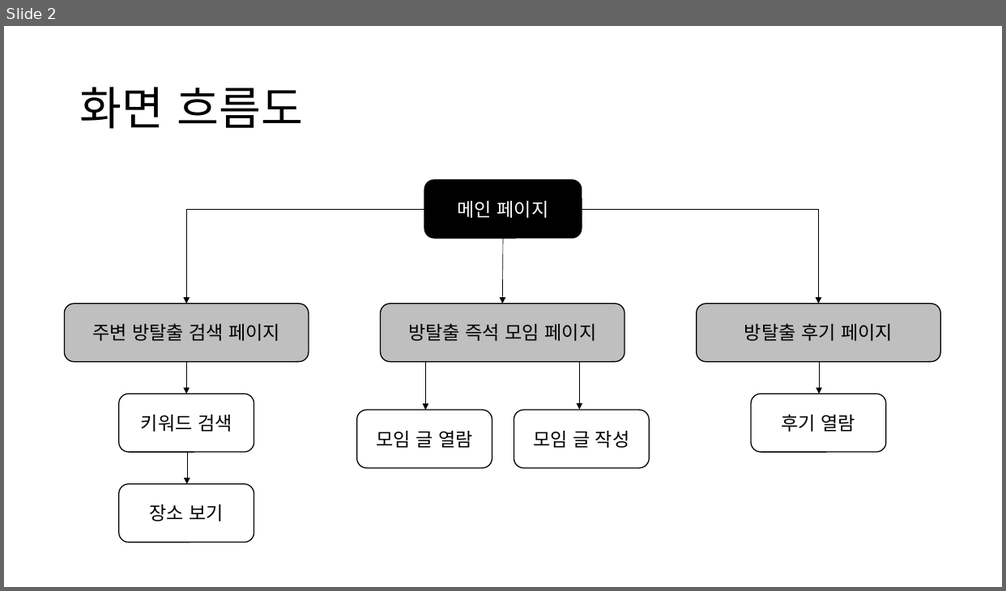
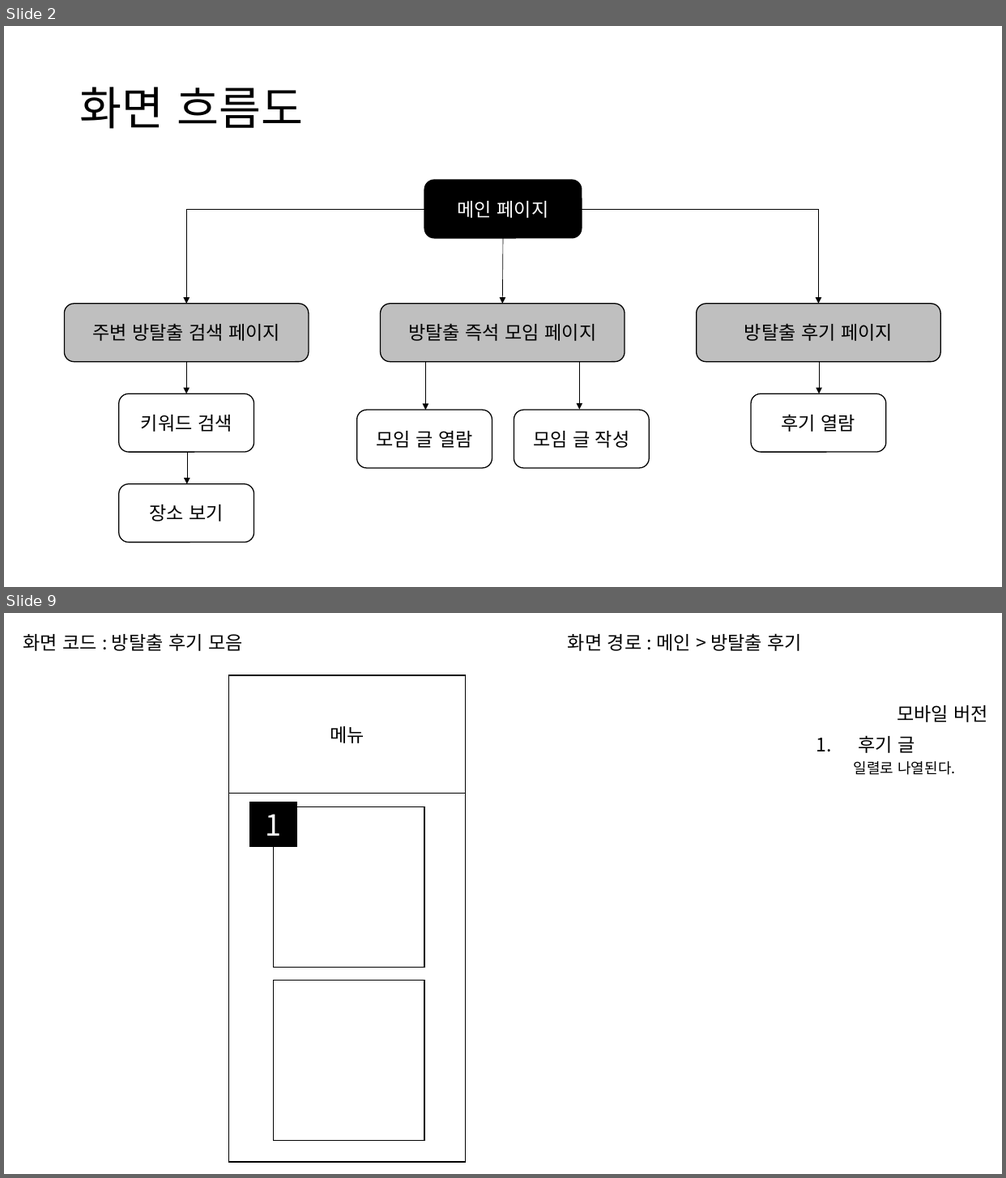
Before and after one commit to MJKim99/Frontend-Study, a slide deck: myweb/doc/UI 설계 문서.pptx. Shown one above the other, each under a label of ours: slide 2 before the commit, slides 2 and 9 after it; the slides between them are not shown. The pictures are 1006x591 and 1006x1178 pixels, drawn with LibreOffice and Linux fonts; fonts in the diff are those of the drawing. Boxes give left, top, right and bottom in pixels: in the first picture for what was removed or moved away, otherwise in the second. Text is boxed around its words. In the diff, an @@ line names an element or a change of style, - is before the commit and + after.

```diff
--- a/myweb/doc/UI 설계 문서.pptx
+++ b/myweb/doc/UI 설계 문서.pptx
@@ slide 9 added at (x1=4, y1=613, x2=1002, y2=1174), background #FFFFFF @@
@@ text added at (x1=23, y1=633, x2=243, y2=651), 18 pt, text #000000 @@
+화면 코드 : 방탈출 후기 모음
@@ text added at (x1=568, y1=633, x2=803, y2=651), 18 pt, text #000000 @@
+화면 경로 : 메인 > 방탈출 후기
@@ rectangle added at (x1=228, y1=675, x2=466, y2=1161), fill #FFFFFF, outline #000000 1 pt @@
@@ rectangle added at (x1=228, y1=676, x2=466, y2=794), fill #FFFFFF, outline #000000 1 pt, 18 pt, text #000000 @@
+메뉴
@@ text added at (x1=854, y1=705, x2=989, y2=775), 18 pt, text #000000 @@
+모바일 버전
+1. 후기 글
+  일렬로 나열된다.
@@ rectangle added at (x1=249, y1=803, x2=296, y2=846), fill #000000, outline #000000 1 pt, 28 pt, text #FFFFFF @@
+1
@@ rectangle added at (x1=274, y1=807, x2=424, y2=967), fill #FFFFFF, outline #000000 1 pt @@
@@ rectangle added at (x1=274, y1=981, x2=424, y2=1141), fill #FFFFFF, outline #000000 1 pt @@
```
Also in this commit, not shown: 1 slide changed, 5 other slides added, 1 slide removed.
